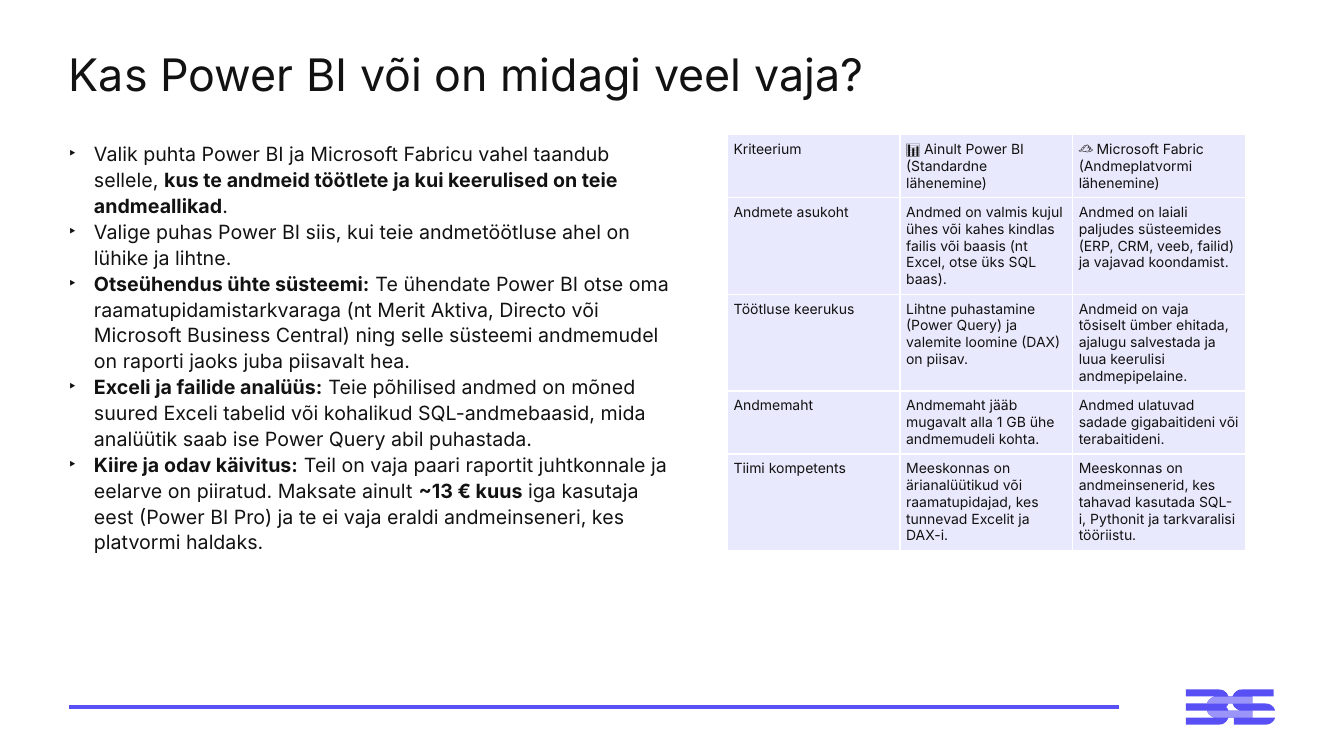
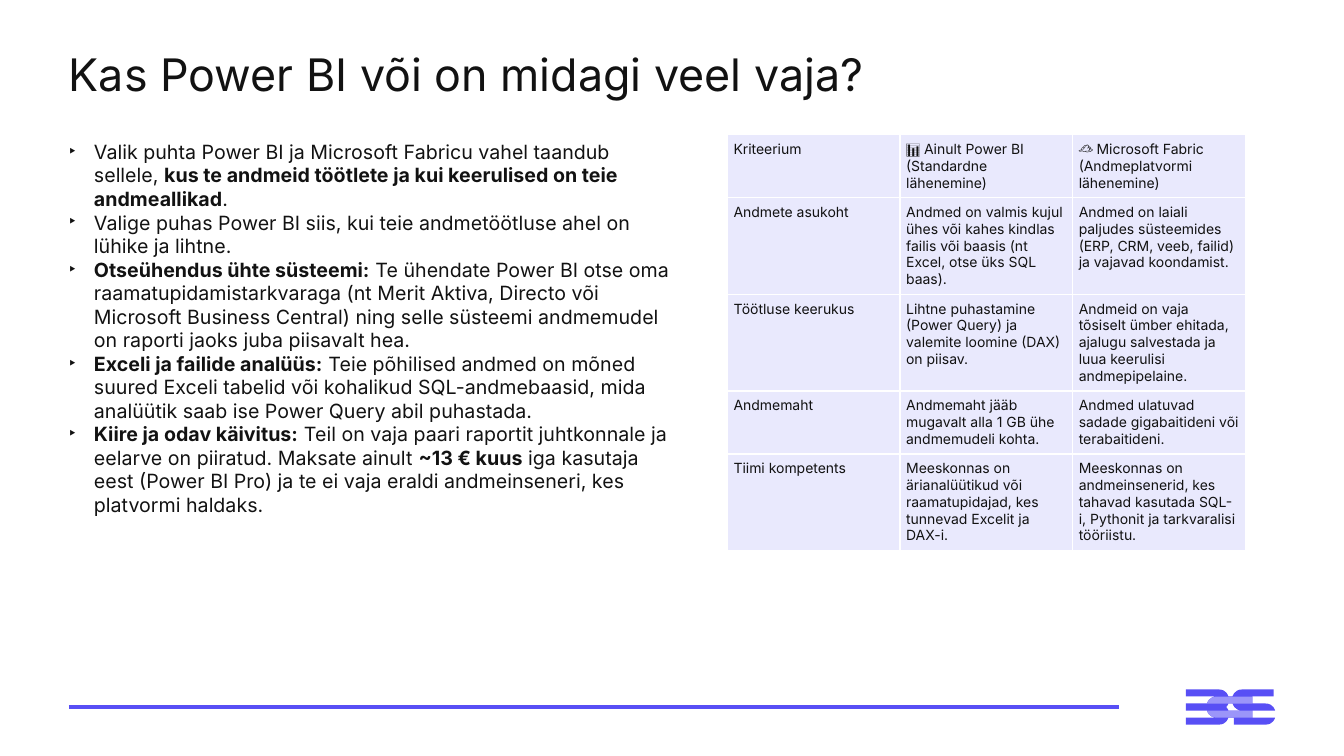
Before and after one commit to emilieabel/andmetarkus, a slide deck: slide 5 of Materjalid/Day4 Andmeplatvormid json/4-paev-andmetarkus-esitlus.pptx (slide 3 before the commit). Drawn at 1344x756 pixels with LibreOffice and Linux fonts; fonts in the diff are those of the drawing. Boxes give left, top, right and bottom in pixels: in the first picture for what was removed or moved away, otherwise in the second. Text is boxed around its words. In the diff, an @@ line names an element or a change of style, - is before the commit and + after.

```diff
--- a/Materjalid/Day4 Andmeplatvormid json/4-paev-andmetarkus-esitlus.pptx
+++ b/Materjalid/Day4 Andmeplatvormid json/4-paev-andmetarkus-esitlus.pptx
@@ text "Valik puhta Power BI ja ..." at [94, 144, 669, 516]: line spacing 1.1 to 1 @@
```
Also in this commit, not shown: 2 slides added, 4 slides removed, 2 other files.
